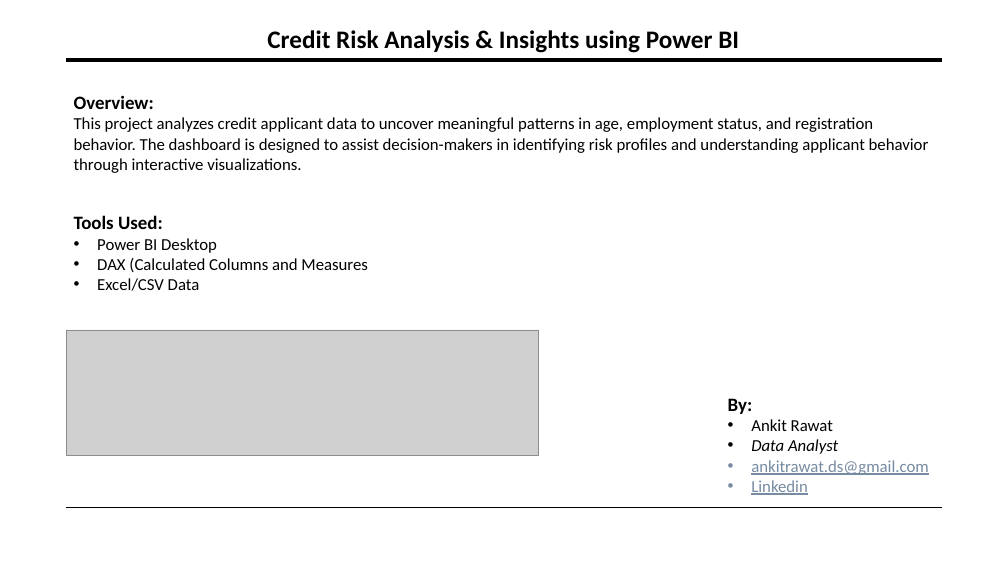
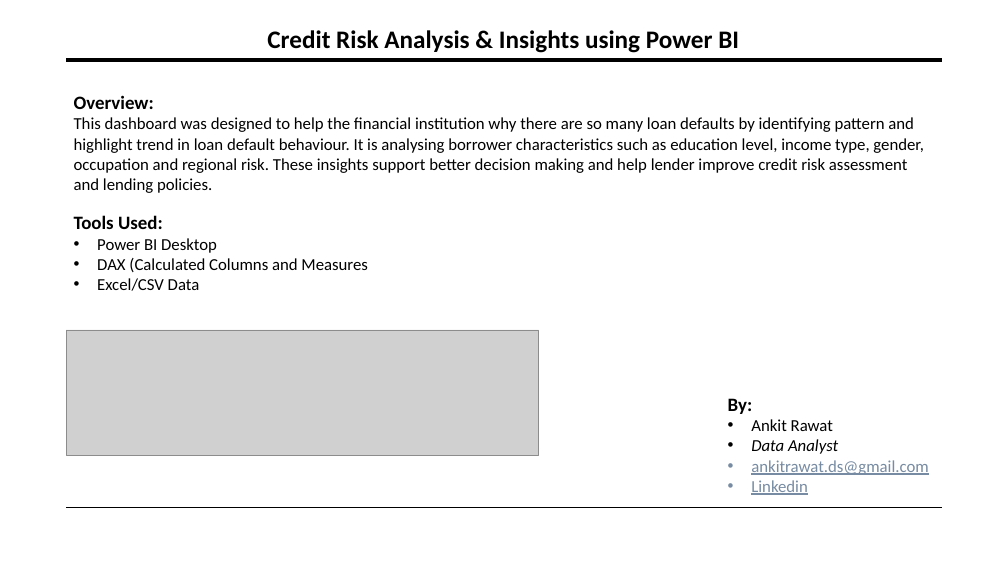
Before and after one commit to rawat-ankit/Credit-Risk-Analysis, a slide deck: slide 1 of Credit Risk Analysis & Insights using Power BI.pptx. Drawn at 1008x567 pixels with LibreOffice and Linux fonts; fonts in the diff are those of the drawing; grey boxes stand for pictures. Boxes give left, top, right and bottom in pixels: in the first picture for what was removed or moved away, otherwise in the second. Text is boxed around its words. In the diff, an @@ line names an element or a change of style, - is before the commit and + after.

```diff
--- a/Credit Risk Analysis & Insights using Power BI.pptx
+++ b/Credit Risk Analysis & Insights using Power BI.pptx
@@ text at [74,117,924,193]: text changed @@
-This project analyzes credit applicant data to uncover meaningful patterns in age, employment status, and registration behavior. The dashboard is designed to assist decision-makers in identifying risk profiles and understanding applicant behavior through interactive visualizations.
+This dashboard was designed to help the financial institution why there are so many loan defaults by identifying pattern and highlight trend in loan default behaviour. It is analysing borrower characteristics such as education level, income type, gender, occupation and regional risk. These insights support better decision making and help lender improve credit risk assessment and lending policies.
```
Also in this commit, not shown: 1 slide added, 3 slides removed.
